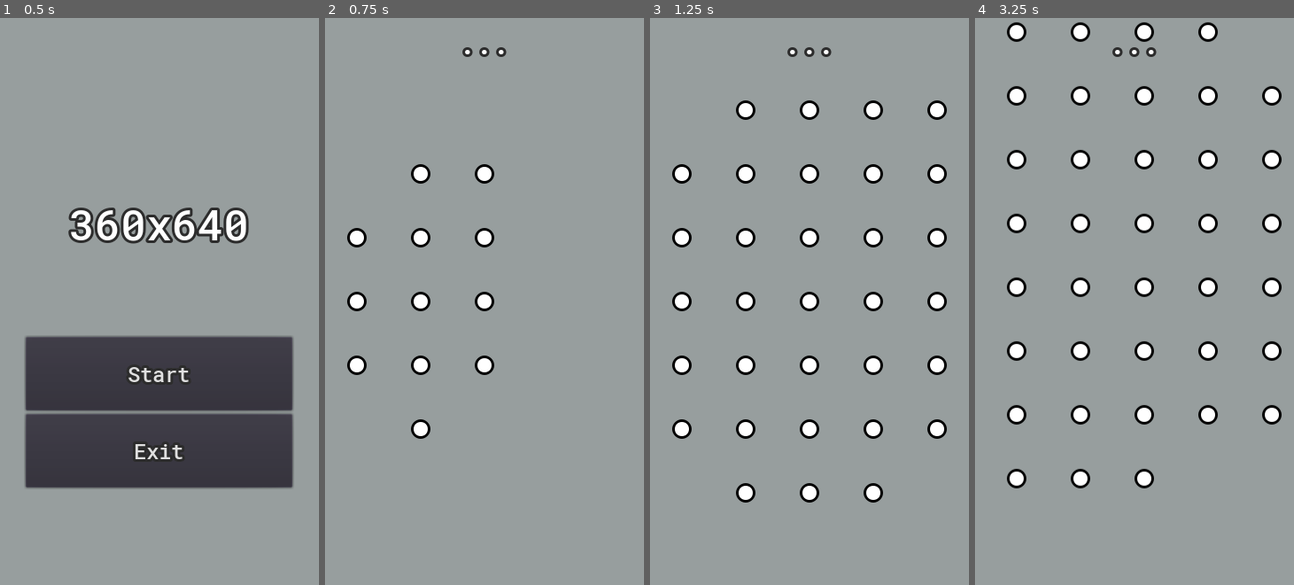
Above: before the commit, frames 1-4 (left to right).
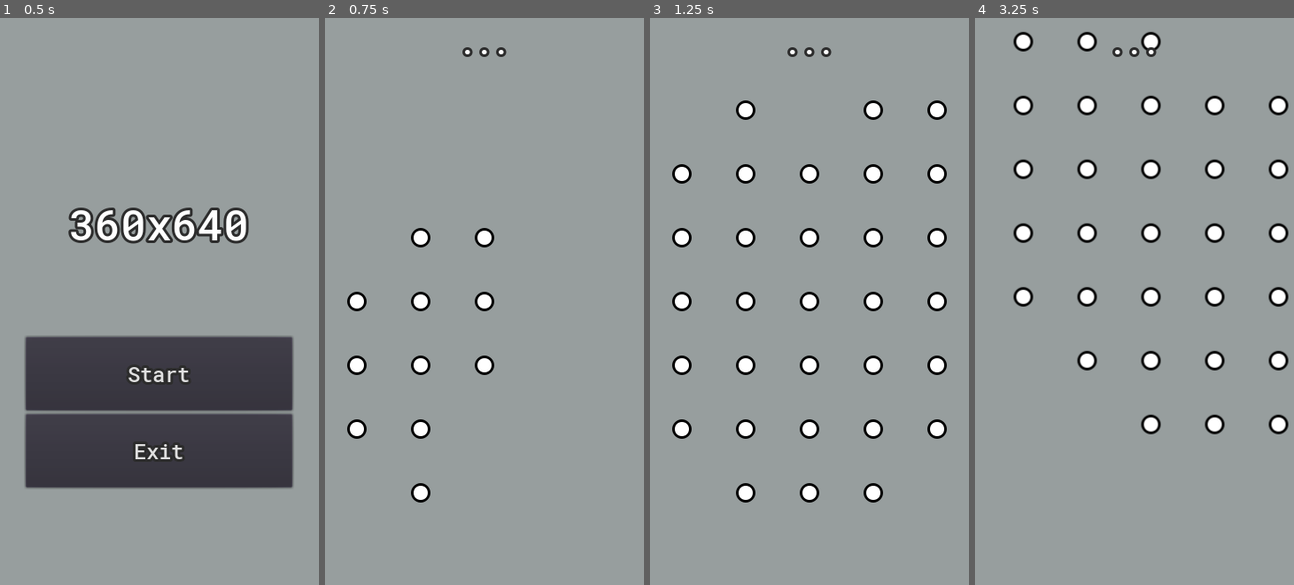
Above: after the commit, the same moments.

Repository: ikhtopod/dotzone-prototype
Game: Godot game, scene res://Maps/MainMenu.tscn
Two runs of this game, one before a commit and one after it. Both use one fixed random seed, a clock stepped at 60 frames per second and the inputs below.
Inputs (mouse positions are in pixels of both pictures, inside the frame that each line leads up to):
- Up to frame 1 (0.5 s): no input
- Up to frame 2 (0.75 s): click "Start" at 0.5 s
- Up to frame 3 (1.25 s): no input
- Up to frame 4 (3.25 s): tap Enter at 1.25 s; move the mouse to (1204, 273) at 1.27 s; tap Backspace at 1.35 s; click (1204, 273) at 1.42 s; click "Start" at 2 s; drag from (1070, 329) to (1006, 239) at 2.77 s

Frame 1 is identical in both runs. In frame 2, 0.8% of the frame differs, in the area x 6-54%, y 25-86%; in frame 3, 0.2%; in frame 4, 9.6%, in the area x 10-99%, y 0-83%.

Commit message:
replaced Generate() to GenerateCoroutine()

Diff:
--- a/Gameplay/Battlefield/Battlefield.gd
+++ b/Gameplay/Battlefield/Battlefield.gd
@@ -6,31 +6,49 @@
 
 var m_fieldCreator: FieldCreator = null
 
-var c_InstantiateDots_coroutine = null
+var c_InstantiateDots: GDScriptFunctionState = null
+var c_Generate: GDScriptFunctionState = null
 
 
-func _process(delta):
-	if c_InstantiateDots_coroutine:
-		c_InstantiateDots_coroutine = c_InstantiateDots_coroutine.resume()
+func _physics_process(delta):
+	SpawnDots()
 
 
-func _enter_tree():
+func _ready():
+	GameManager.currenGameplayPhase = GameManager.EGameplayPhase.GENERATE
+
 	m_fieldCreator = FieldCreator.new()
-	m_fieldCreator.Generate()
-	c_InstantiateDots_coroutine = InstantiateDots()
+	c_Generate = m_fieldCreator.GenerateCoroutine()
+	c_InstantiateDots = InstantiateDots_Coroutine()
 
 
 func _exit_tree():
 	if m_fieldCreator:
 		m_fieldCreator.Clear()
 
+	c_InstantiateDots = null
+	c_Generate = null
 
-func InstantiateDots() -> void:
+
+func SpawnDots() -> void:
+	if GameManager.currenGameplayPhase == GameManager.EGameplayPhase.GENERATE:
+		if c_Generate is GDScriptFunctionState and c_Generate.is_valid():
+			c_Generate = c_Generate.resume()
+
+			if c_InstantiateDots is GDScriptFunctionState and c_InstantiateDots.is_valid():
+				c_InstantiateDots = c_InstantiateDots.resume()
+		else:
+			GameManager.currenGameplayPhase = GameManager.EGameplayPhase.GAME
+			c_InstantiateDots = null
+			c_Generate = null
+
+
+func InstantiateDots_Coroutine() -> void:
 	var blockNodeCounter: int = 0
 	var blockNode: Node2D = null
 	var counter: int = 0
 
-	for key in m_fieldCreator.GetField().keys():
+	while true:
 		if counter > 25 or counter < 1:
 			counter = 1
 			blockNodeCounter += 1
@@ -38,9 +56,11 @@
 			blockNode.name = "BlockDots%05d" % blockNodeCounter
 			add_child(blockNode)
 
-		var point: Point = m_fieldCreator.GetField()[key]
-		var dotScene = DotScene.instance().Init(point)
-		dotScene.name = "Dot_%05d_%05d" % [blockNodeCounter, counter]
-		blockNode.add_child(dotScene)
-		counter += 1
+		var point: Point = m_fieldCreator.GetLastAddedPoint()
+		if point:
+			var dotScene = DotScene.instance().Init(point)
+			dotScene.name = "Dot_%05d_%05d" % [blockNodeCounter, counter]
+			blockNode.add_child(dotScene)
+			counter += 1
+
 		yield()
--- a/Gameplay/Battlefield/FieldCreator.gd
+++ b/Gameplay/Battlefield/FieldCreator.gd
@@ -3,21 +3,29 @@
 class_name FieldCreator
 
 
-const BASE: int = 2
+const BASE: int = 3
 const POWER: int = 5
 var MIN_SPINE: int = pow(BASE, POWER)
-var MIN_FIELD: int = 1 #MIN_SPINE * POWER
+var MIN_FIELD: int = MIN_SPINE * POWER
 
+var m_spineLastKey: String = ""
+var m_fieldLastKey: String = ""
 
-var m_spine: Array = [] setget ,GetSpine
+var m_spine := {} setget ,GetSpine
 var m_field := {} setget ,GetField
 
 
-func GetSpine() -> Array:
+func GetSpine() -> Dictionary:
 	return m_spine
 
 func GetField() -> Dictionary:
 	return m_field
+
+func GetLastAddedPoint() -> Point:
+	if m_field.has(m_fieldLastKey):
+		return m_field[m_fieldLastKey]
+
+	return null
 
 
 func _init():
@@ -32,88 +40,47 @@
 		m_field.clear()
 
 
-func Generate() -> void:
-	GenerateSpine()
-	GenerateField()
-	ExtraField()
+# объекты генерируются "на лету", посредством yield()
+func GenerateCoroutine() -> void:
+	m_spineLastKey = Point.new().ToString()
+	m_spine[m_spineLastKey] = Point.new()
+
+	while m_spine.size() < MIN_SPINE and m_field.size() < MIN_FIELD:
+		AddNextRandomPoint()
+
+		for x in range(-2, 3):
+			for y in range(-2, 3):
+				if abs(x) == 2 and abs(y) == 2:
+					continue
+
+				# PushToFieldIfUnique()
+				var point: Point = m_spine[m_spineLastKey].Add(Point.new(x, y))
+				if not m_field.has(point.ToString()):
+					m_fieldLastKey = point.ToString()
+					m_field[m_fieldLastKey] = point
+					yield()
 
 
-func GenerateSpine() -> void:
-	m_spine.push_back(Point.new())
+func AddNextRandomPoint() -> String:
+	var point: Point = m_spine[m_spineLastKey]
 
-	for i in range(m_spine.size(), MIN_SPINE):
-		PushBackRandomPointToSpine()
-
-
-func GenerateField() -> void:
-	for i in range(m_spine.size()):
-		if not m_spine[i]:
-			continue
-
-		Create21(m_spine[i])
-
-
-func ExtraField() -> void:
-	if m_field and m_field.size() >= MIN_FIELD:
-		return
-
-	while m_field.size() < MIN_FIELD:
-		PushBackRandomPointToSpine()
-		Create21(m_spine.back())
-
-
-func Create21(centralPoint: Point) -> void:
-	for x in range(-2, 3):
-		for y in range(-2, 3):
-			if abs(x) == 2 and abs(y) == 2:
-				continue
-
-			PushToFieldIfUnique(centralPoint.Add(Point.new(x, y)))
-
-
-func PushToFieldIfUnique(point: Point) -> void:
-	if not m_field.has(point.ToString()):
-		m_field[point.ToString()] = point
-
-
-func __HasPointInArray(point: Point, points: Array) -> bool:
-	if point and points:
-		for p in points:
-			if not p:
-				continue
-
-			if p.Eq(point):
-				return true
-
-	return false;
-
-func HasPointInSpine(point: Point) -> bool:
-	return __HasPointInArray(point, m_spine);
-
-
-func GetRandomPointFromSpine() -> Point:
-	if m_spine.empty():
-		return null
-
-	return m_spine[randi() % m_spine.size()]
-
-
-func GetRandomOffset() -> int:
-	return randi() % 3 - 1 # random: -1, 0 or 1
-
-
-func PushBackRandomPointToSpine() -> void:
-	m_spine.push_back(GetNextRandomPoint(m_spine.back()))
-
-
-func GetNextRandomPoint(point: Point) -> Point:
 	if point:
-		while HasPointInSpine(point):
-			var rndPoint: Point = GetRandomPointFromSpine()
+		while m_spine.has(point.ToString()):
+			# GetRandomPointFromSpine()
+			var rndPoint: Point = null
+			if !m_spine.empty():
+				rndPoint = m_spine[m_spine.keys()[randi() % m_spine.size()]]
 
 			while point.Eq(rndPoint):
 				point = Point.new().InitPoint(rndPoint)
 				point.x += GetRandomOffset()
 				point.y += GetRandomOffset()
 
-	return point
+	m_spineLastKey = point.ToString()
+	m_spine[m_spineLastKey] = point
+
+	return m_spineLastKey
+
+
+func GetRandomOffset() -> int:
+	return randi() % 3 - 1 # random: -1, 0 or 1
--- a/Gameplay/Camera/CameraManager.tscn
+++ b/Gameplay/Camera/CameraManager.tscn
@@ -11,6 +11,6 @@
 [node name="MainCamera" type="Camera2D" parent="."]
 current = true
 smoothing_enabled = true
-smoothing_speed = 10.0
+smoothing_speed = 7.0
 script = ExtResource( 2 )
 [connection signal="moved" from="MainCameraTarget" to="MainCamera" method="_on_MainCameraTarget_moved"]
--- a/Library/Singleton/GameManager.gd
+++ b/Library/Singleton/GameManager.gd
@@ -12,3 +12,14 @@
 ### Tags ###
 const PLAYER_TAG: String = "Player"
 const ENEMY_TAG: String = "Enemy"
+
+
+enum EGameplayPhase {
+	UNKNOWN,
+	MAIN_MENU,
+	GENERATE,
+	GAME,
+	GAMEOFF,
+}
+
+var currenGameplayPhase = EGameplayPhase.UNKNOWN
--- a/Maps/Game.gd
+++ b/Maps/Game.gd
@@ -31,6 +31,10 @@
 		goto_main_menu()
 
 
+func _enter_tree():
+	GameManager.currenGameplayPhase = GameManager.EGameplayPhase.GAME
+
+
 func _exit_tree():
 	for child in get_children():
 		child.queue_free()
--- a/Maps/MainMenu.gd
+++ b/Maps/MainMenu.gd
@@ -4,6 +4,8 @@
 onready var gameSceneName: String = "res://Maps/Game.tscn"
 
 func _ready():
+	GameManager.currenGameplayPhase = GameManager.EGameplayPhase.MAIN_MENU
+
 	var screenSize: Vector2 = get_viewport_rect().size
 	var informationLabel: Node = \
 		$"CanvasLayer/VBoxContainer/HBoxContainer/VBoxContainer/InformationLabel" as Node
